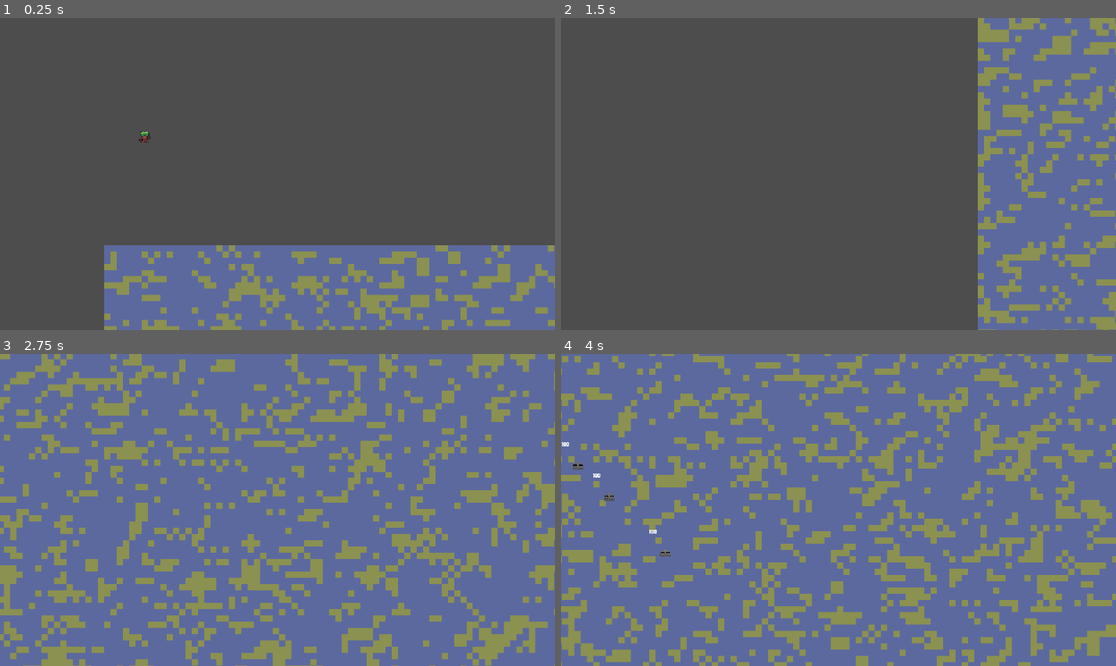
Above: before the commit, frames 1-4 (two rows, left to right).
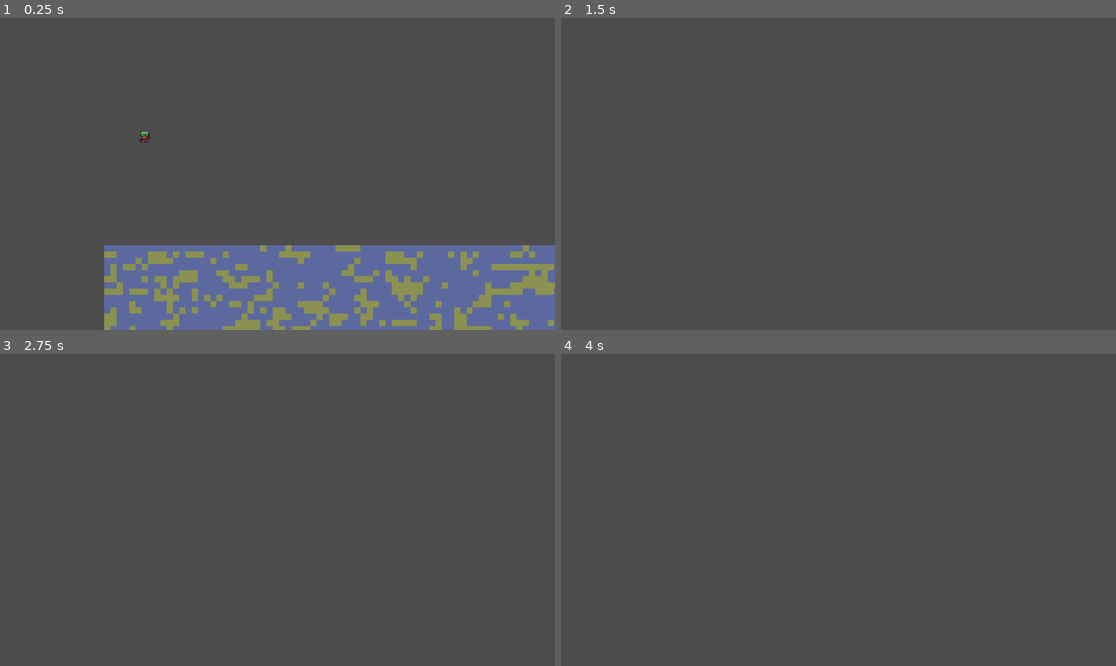
Above: after the commit, the same moments.

Repository: lewis785/ludum-dare-53
Game: Godot game, scene res://scenes/main.tscn
Two runs of this game, one before a commit and one after it. Both use one fixed random seed, a clock stepped at 60 frames per second and the inputs below.
Inputs:
- Up to frame 1 (0.25 s): no input
- Up to frame 2 (1.5 s): tap Enter at 0.5 s; hold S (camera_down) 0.53-1.28 s; tap A (camera_left) at 1.35 s
- Up to frame 3 (2.75 s): tap Space at 2 s; hold D (camera_right) from 2.03 s (still down)
- Up to frame 4 (4 s): release D (camera_right) at 2.78 s; tap W (camera_up) at 2.85 s; tap Enter at 3.5 s; hold S (camera_down) from 3.53 s (still down)

The runs differ from the first frame. In frame 1, 8.8% of the frame differs, in the area x 18-100%, y 72-100%; in frame 2, 25%; in frame 3, 100%, in the area x 0-100%, y 0-100%; in frame 4, 100%.

Commit message:
Added Tower Spawning - Visual Bug currently with frame of sprite - Removed Enemy type from Obstacle

Diff:
--- a/scenes/enemy/obstacle.gd
+++ b/scenes/enemy/obstacle.gd
@@ -15,11 +15,11 @@
 
 func _on_area_2d_body_entered(body: Node2D) -> void:
 	if body.name.contains("enemy"):
-		var enemy : Enemy = body
+		var enemy = body
 		enemy.add_obstacle(self)
 
 
 func _on_area_2d_body_exited(body: Node2D) -> void:
 	if body.name.contains("enemy"):
-		var enemy : Enemy = body
+		var enemy = body
 		enemy.remove_obstacle(self)
--- a/scenes/map/map.tscn
+++ b/scenes/map/map.tscn
@@ -283,6 +283,8 @@
 
 [node name="map" type="Node2D"]
 script = ExtResource("1_tc22o")
+width = 300
+height = 300
 
 [node name="TileMap" type="TileMap" parent="."]
 tile_set = SubResource("TileSet_q730x")
--- a/scenes/map/map_populate.gd
+++ b/scenes/map/map_populate.gd
@@ -71,5 +71,6 @@
 		var local_position =  tilemap.map_to_local(Vector2i(x,y))
 		var instanced_structure = structure.instantiate()
 		tree.current_scene.add_child.call_deferred(instanced_structure)
-		instanced_structure.is_tower = true
+		if is_tower:
+			instanced_structure.set_tower()
 		instanced_structure.global_position = tilemap.to_global(local_position)
--- a/scenes/structure/structure.gd
+++ b/scenes/structure/structure.gd
@@ -52,6 +52,10 @@
 	enemy_store = enemy_store_res.new()
 	pass # Replace with function body.
 
+func set_tower():
+	is_tower = true
+	_animated_sprite = $StructureArea2D/AnimatedSprite2D
+	_animated_sprite.frame = structure_state.tower_good
 
 # Called every frame. 'delta' is the elapsed time since the previous frame.
 func _process(delta):
